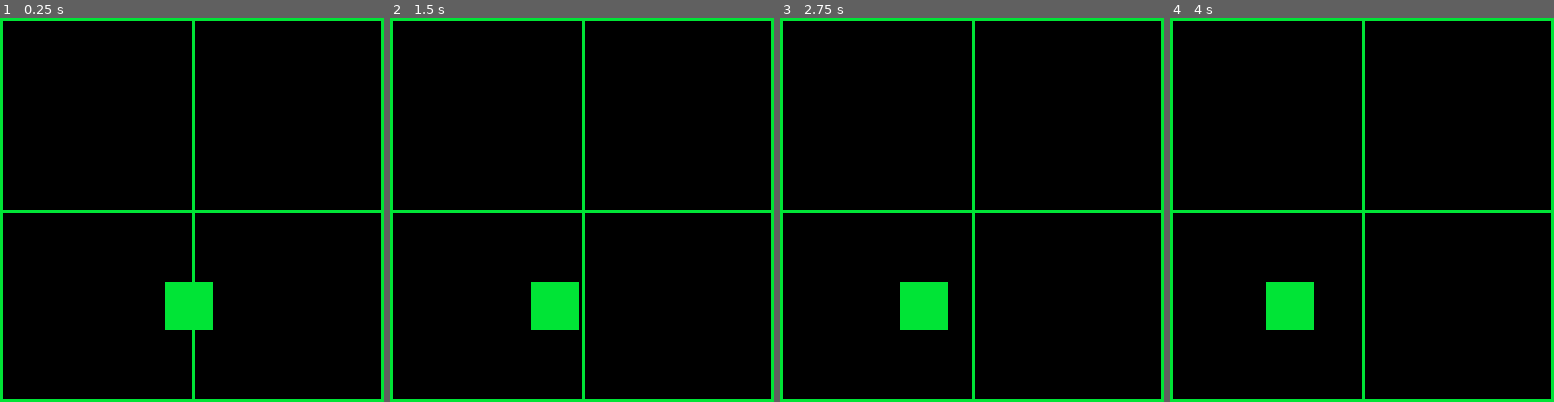
Above: before the commit, frames 1-4 (left to right).
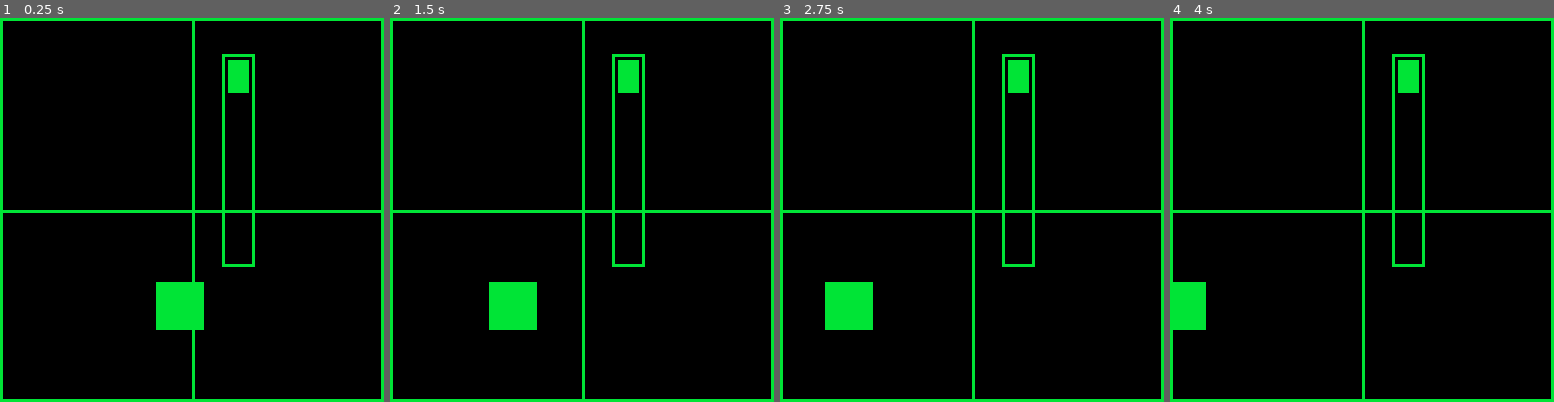
Above: after the commit, the same moments.

Repository: getJv/novice_summer_jam_2
Game: PICO-8 cartridge w_box.p8
Two runs of this game, one before a commit and one after it. Both use one fixed random seed, a clock stepped at 60 frames per second and the inputs below.
Inputs:
- Up to frame 1 (0.25 s): no input
- Up to frame 2 (1.5 s): no input
- Up to frame 3 (2.75 s): no input
- Up to frame 4 (4 s): no input

The runs differ from the first frame. In frame 1, 2.0% of the frame differs, in the area x 40-67%, y 9-82%; in frame 2, 4.2%; in frame 3, 4.6%, in the area x 11-67%, y 9-82%; in frame 4, 4.1%.

Commit message:
chore: add update by cycles

Diff:
--- a/box.lua
+++ b/box.lua
@@ -1,9 +1,16 @@
 box = {x=64,y=96,w=16,h=16}
+
+
+function update_box()
+    if can_update(2) then
+        box.x = box.x - 1
+    end
+end
+
 
 function draw_box()
     half_w = box.w/2
     half_y = box.h/2
-
     rectfill(
             box.x - half_w,
             box.y - half_y,
--- /dev/null
+++ b/pad_frame.lua
@@ -0,0 +1,17 @@
+pad_frame = {x = 74 ,y = 12,w = 10,h=70}
+pad_margin = 2
+pad_x = pad_frame.x + pad_margin
+pad_y = pad_frame.y + pad_margin
+pad_w = pad_x + 6 -- 6 is the max width
+pad_h = pad_y + 10 -- 10 is the initial height
+
+function update_pad_frame()
+
+end
+
+function draw_pad_frame()
+    -- pad frame
+    rect( pad_frame.x,pad_frame.y,pad_frame.x + pad_frame.w, pad_frame.y + pad_frame.h,11)
+    -- pad
+    rectfill( pad_x,pad_y, pad_w,pad_h ,11)
+end
--- a/scene_main.lua
+++ b/scene_main.lua
@@ -4,13 +4,15 @@
 end
 
 function scene_main_update()
-    update_timer()
+
+    update_pad_frame()
+    update_box()
+    update_timer() -- should be last called update ever
 end
-
 
 function scene_main_draw()
     cls()
     debug_draw_rules()
     draw_box()
-
-end
+    draw_pad_frame()
+ end
--- a/timer.lua
+++ b/timer.lua
@@ -1,10 +1,15 @@
-interval = 5
-timer = 0
+interval = 1020 -- number
+cycle = 1
 
 function update_timer()
-    timer = timer + 1
-    if timer >= interval then
-        box.x = box.x - 1
-        timer = 0
+    cycle = cycle + 1
+    if cycle >= interval then
+        cycle = 0
     end
 end
+
+-- use module of a given number to sync all updates by cycle
+function can_update(module_num)
+
+    return cycle % module_num == 0
+end
--- a/w_box.p8
+++ b/w_box.p8
@@ -4,6 +4,7 @@
 #include scene_main.lua
 #include box.lua
 #include timer.lua
+#include pad_frame.lua
 #include debug.lua
 #include pre_loader.lua
 
